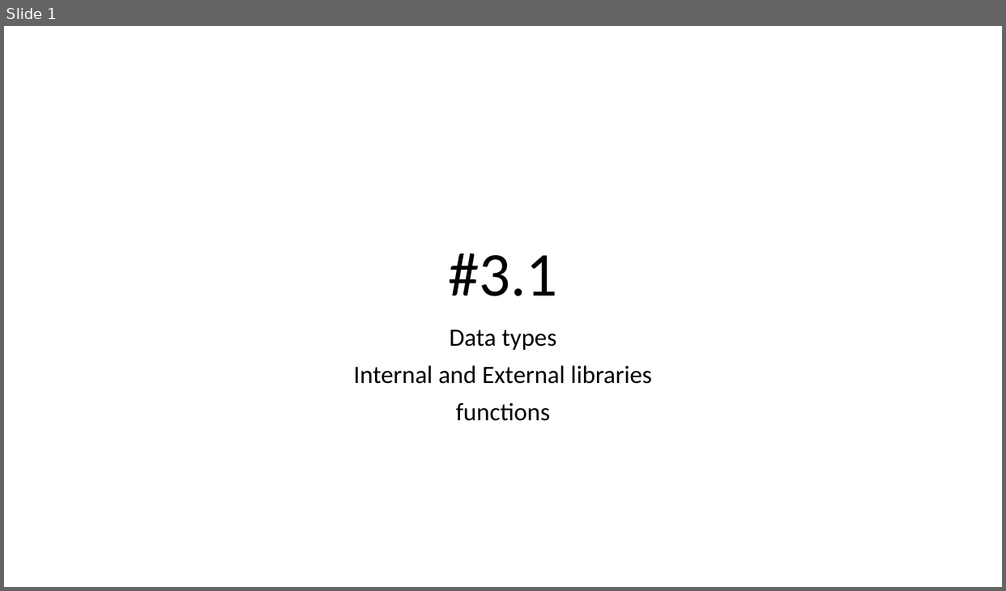
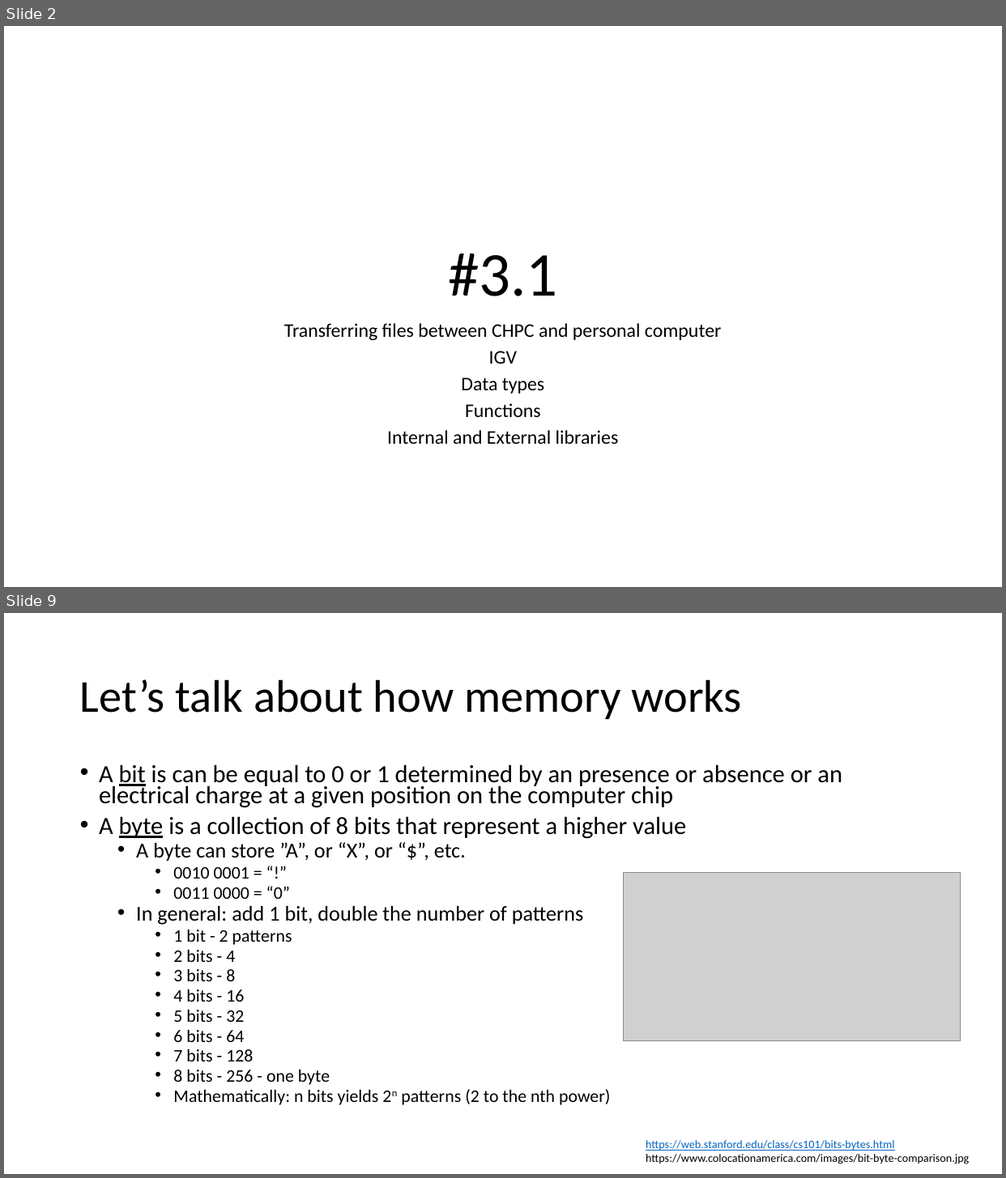
Before and after one commit to j-berg/bioinformatics-bootcamp, a slide deck: class_3_1/class_3_1.pptx. Shown one above the other, each under a label of ours: slide 1 before the commit, slides 2 and 9 after it; the slides between them are not shown. The pictures are 1006x591 and 1006x1178 pixels, drawn with LibreOffice and Linux fonts; fonts in the diff are those of the drawing; grey boxes stand for pictures. Boxes give left, top, right and bottom in pixels: in the first picture for what was removed or moved away, otherwise in the second. Text is boxed around its words. In the diff, an @@ line names an element or a change of style, - is before the commit and + after.

```diff
--- a/class_3_1/class_3_1.pptx
+++ b/class_3_1/class_3_1.pptx
@@ slide 9 added at (x1=4, y1=613, x2=1002, y2=1174), background #FFFFFF @@
@@ title added at (x1=80, y1=679, x2=742, y2=719), 44 pt, text #000000 @@
+Let’s talk about how memory works
@@ text added at (x1=99, y1=764, x2=842, y2=1105), 23.8 pt, text #000000 @@
+• A bit is can be equal to 0 or 1 determined by an presence or absence or an electrical charge at a given position on the computer chip
+• A byte is a collection of 8 bits that represent a higher value
+  • A byte can store ”A”, or “X”, or “$”, etc.
+    • 0010 0001 = “!”
+    • 0011 0000 = “0”
+  • In general: add 1 bit, double the number of patterns
+    • 1 bit - 2 patterns
+    • 2 bits - 4
+    • 3 bits - 8
+    • 4 bits - 16
+    • 5 bits - 32
+    • 6 bits - 64
+    • 7 bits - 128
+    • 8 bits - 256 - one byte
+    • Mathematically: n bits yields 2n patterns (2 to the nth power)
@@ picture added at (x1=624, y1=873, x2=961, y2=1041) @@
@@ text added at (x1=646, y1=1140, x2=969, y2=1165), 11 pt, text #000000 @@
+https://web.stanford.edu/class/cs101/bits-bytes.html
+https://www.colocationamerica.com/images/bit-byte-comparison.jpg
@@ what was slide 1 is now slide 2 @@
@@ slide 2 changed as well @@
@@ subtitle at (x1=284, y1=323, x2=721, y2=364): paragraphs added @@
+Transferring files between CHPC and personal computer
+IGV
@@ subtitle at (x1=387, y1=378, x2=619, y2=444): size 24 to 18.6 pt in "Data types", "Internal and External libraries"; line spacing 0.9 to 0.7 @@
@@ subtitle at (x1=456, y1=403, x2=550, y2=421): paragraph removed @@
-functions
@@ subtitle at (x1=465, y1=403, x2=541, y2=417): paragraph added @@
+Functions
```
Also in this commit, not shown: 22 other slides added, 5 other files.
